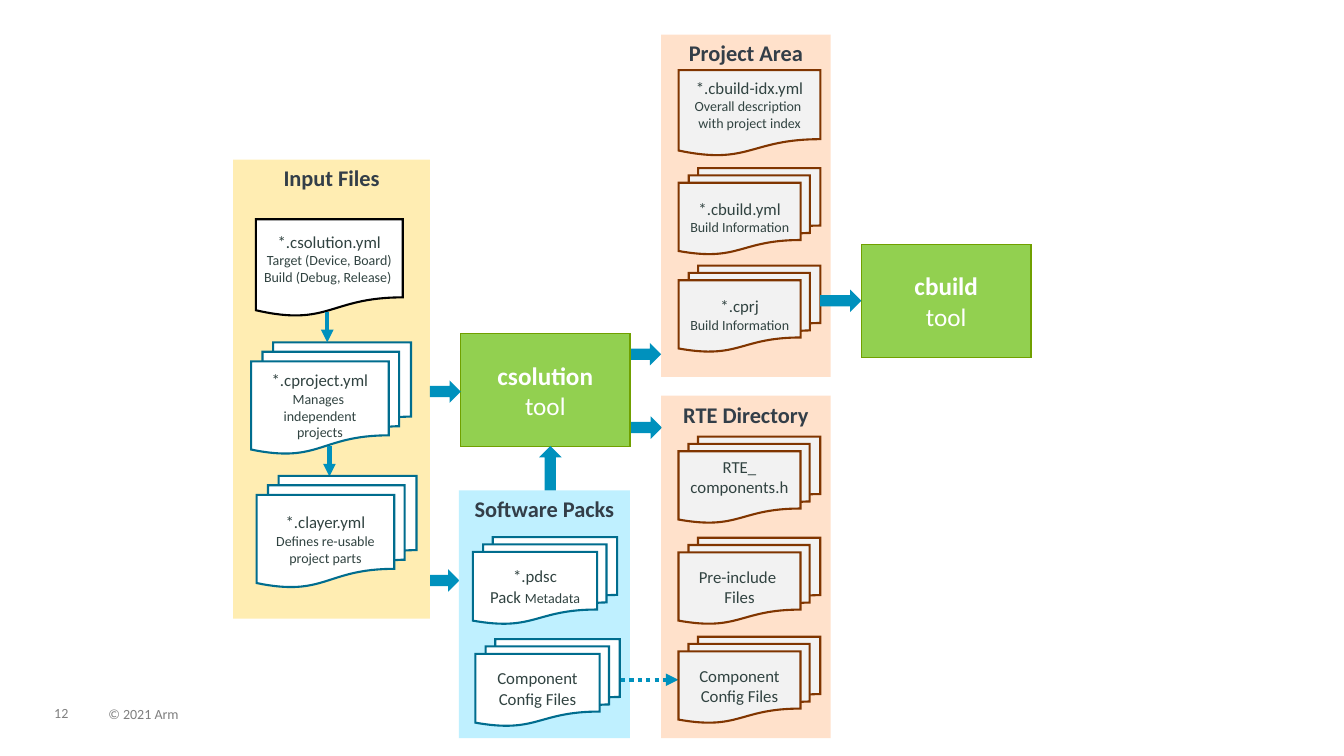
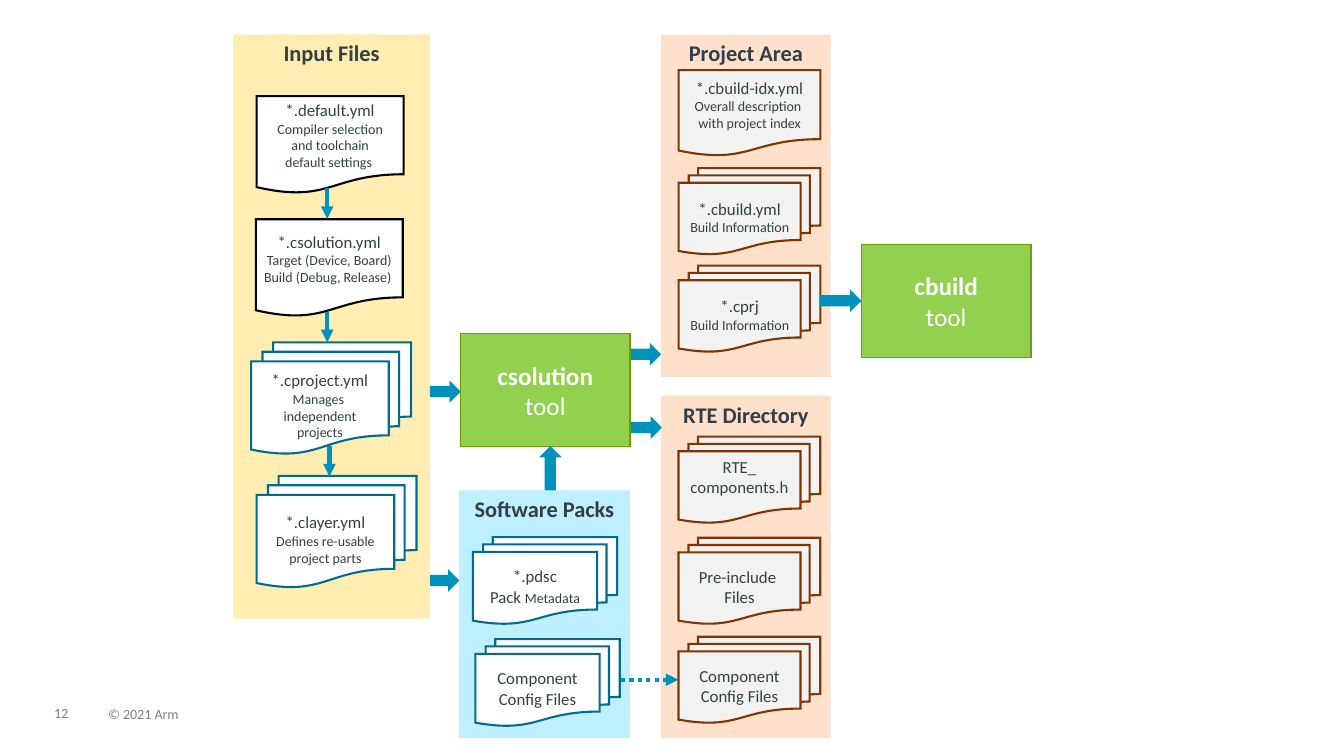
Before and after one commit to Open-CMSIS-Pack/devtools, a slide deck: slide 12 of tools/projmgr/docs/Manual/images/overview.pptx. Drawn at 1344x756 pixels with LibreOffice and Linux fonts; fonts in the diff are those of the drawing. Boxes give left, top, right and bottom in pixels: in the first picture for what was removed or moved away, otherwise in the second. Text is boxed around its words. In the diff, an @@ line names an element or a change of style, - is before the commit and + after.

```diff
--- a/tools/projmgr/docs/Manual/images/overview.pptx
+++ b/tools/projmgr/docs/Manual/images/overview.pptx
@@ rectangle "Input Files": place and size @@
-rectangle "Input Files" at [233,159,430,618]
+rectangle "Input Files" at [233,34,430,618]
@@ flow chart document added at [257,96,404,194], fill #FFFFFF, outline #000000 1.5 pt, 10 pt, text #314341 @@
+*.default.yml
+Compiler selection
+and toolchain
+default settings
@@ arrow added from (328, 189) to (328, 219), #0091BD 3 pt @@
```
Also in this commit, not shown: 1 other slide changed, 3 slides added, 10 other files.
